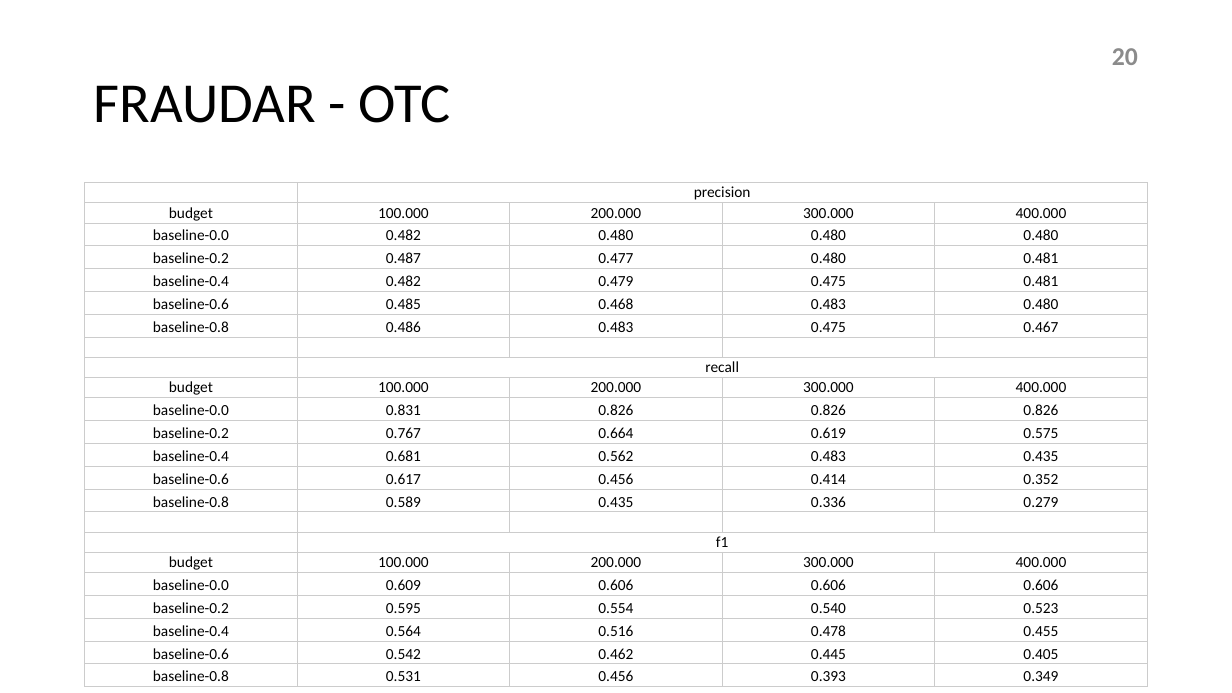
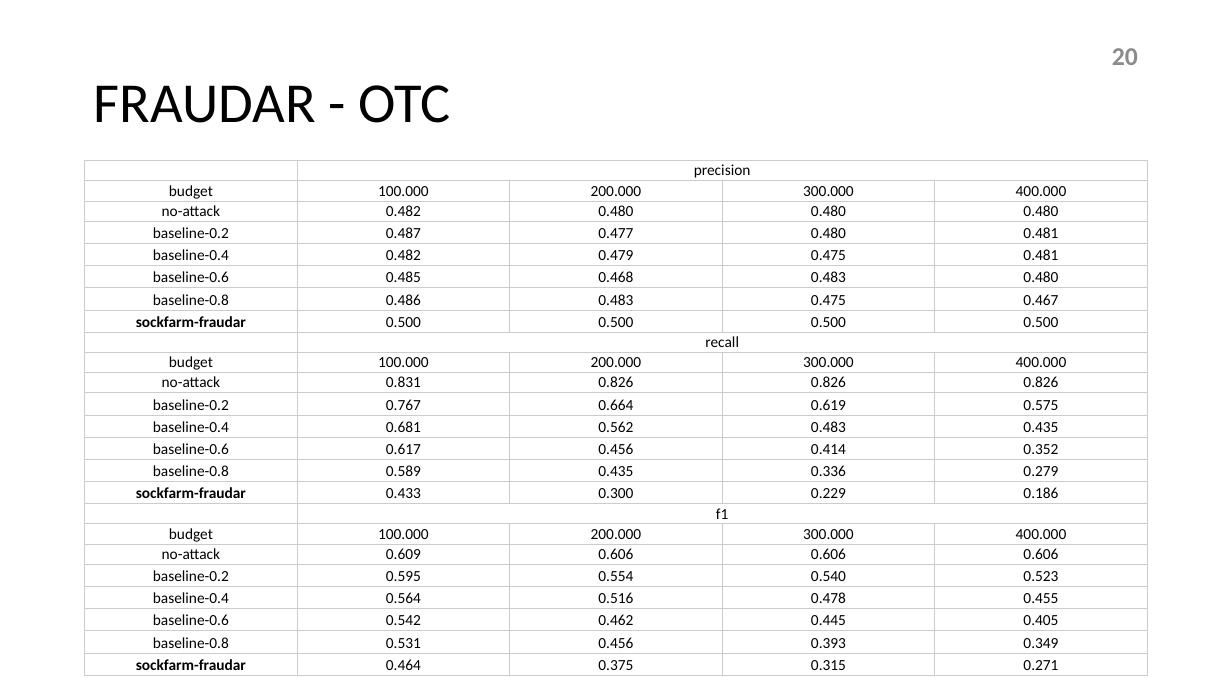
Before and after one commit to hellokayas/Sockfarm-Project, a slide deck: slide 20 of resources/sockfarm.pptx. Drawn at 1232x693 pixels with LibreOffice and Linux fonts; fonts in the diff are those of the drawing. Boxes give left, top, right and bottom in pixels: in the first picture for what was removed or moved away, otherwise in the second. Text is boxed around its words. In the diff, an @@ line names an element or a change of style, - is before the commit and + after.

```diff
--- a/resources/sockfarm.pptx
+++ b/resources/sockfarm.pptx
@@ table at [85,161,1148,674] @@
-row 3, column 1: baseline-0.0
+row 3, column 1: no-attack
-row 8:  |  |  |  | 
+row 8: sockfarm-fraudar | 0.500 | 0.500 | 0.500 | 0.500
-row 11, column 1: baseline-0.0
+row 11, column 1: no-attack
-row 16:  |  |  |  | 
+row 16: sockfarm-fraudar | 0.433 | 0.300 | 0.229 | 0.186
-row 19, column 1: baseline-0.0
+row 19, column 1: no-attack
+row 24: sockfarm-fraudar | 0.464 | 0.375 | 0.315 | 0.271
@@ table: place and size @@
-table at [85,182,1148,685]
+table at [85,161,1148,674]
```
Also in this commit, not shown: 9 other slides changed, 2 slides added, 1 other file.
